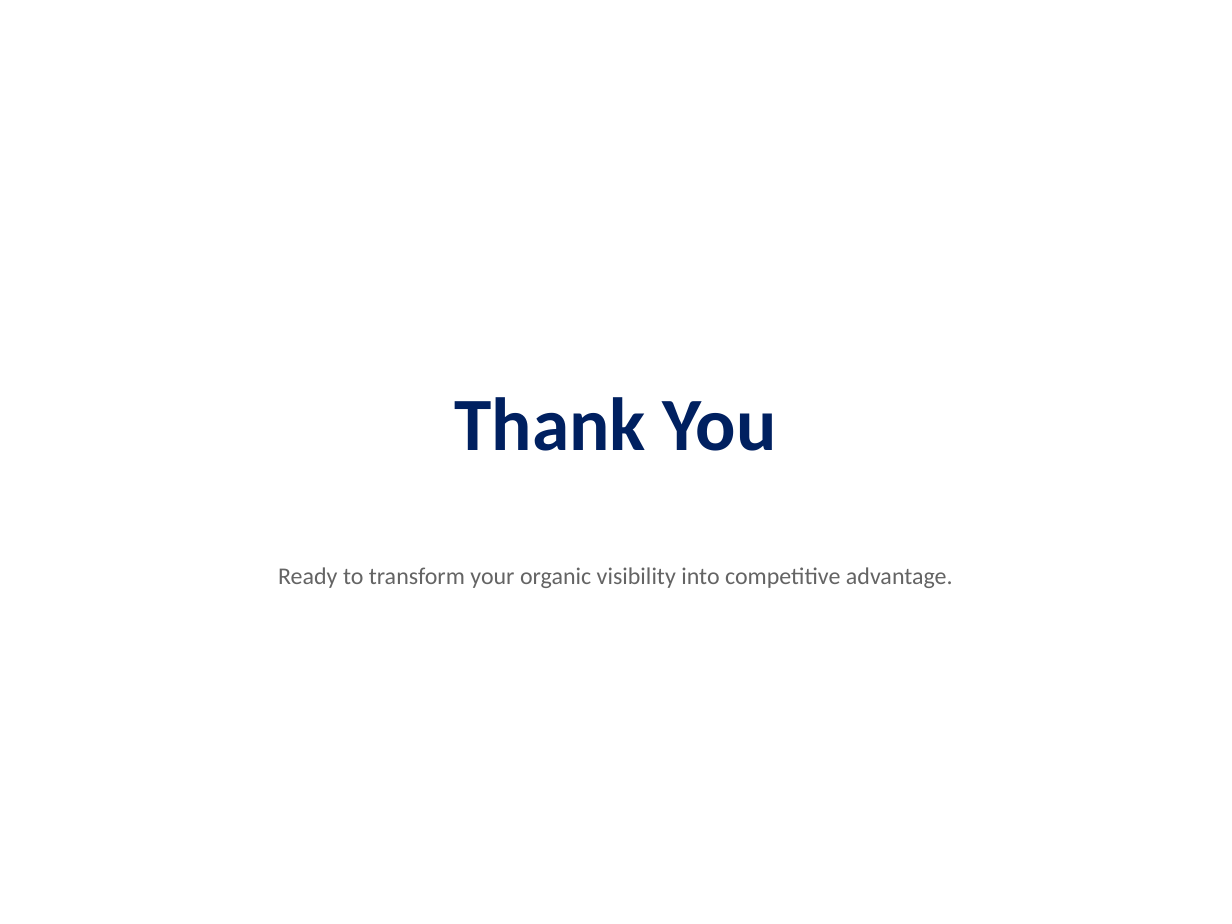
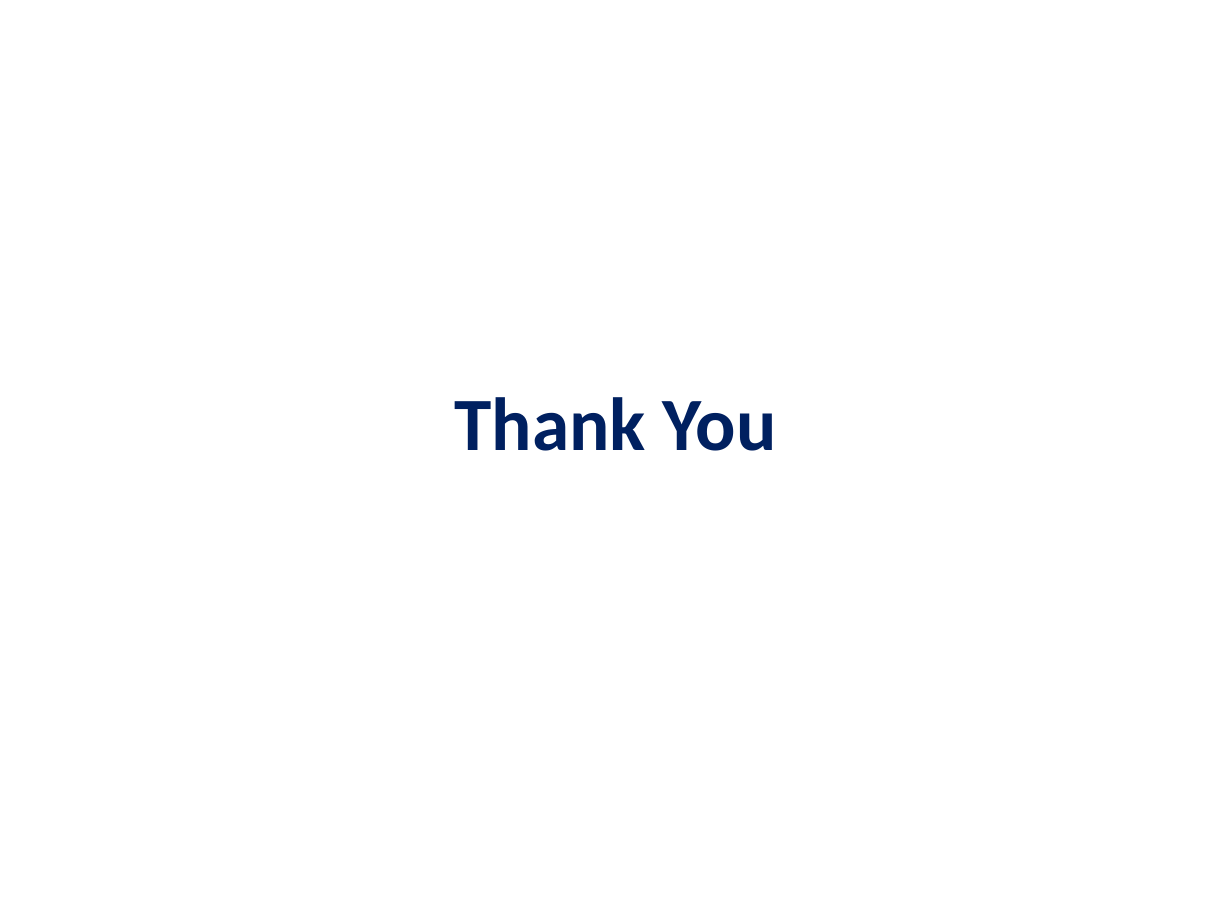
Before and after one commit to analytics-wq/seo-audit-automation, a slide deck: slide 26 of SEO_Strategy.pptx. Drawn at 1232x924 pixels with LibreOffice and Linux fonts; fonts in the diff are those of the drawing. Boxes give left, top, right and bottom in pixels: in the first picture for what was removed or moved away, otherwise in the second. Text is boxed around its words. In the diff, an @@ line names an element or a change of style, - is before the commit and + after.

```diff
--- a/SEO_Strategy.pptx
+++ b/SEO_Strategy.pptx
@@ text removed at box(278, 567, 953, 588) @@
-Ready to transform your organic visibility into competitive advantage.
```
Also in this commit, not shown: 12 other slides changed, 13 slides added, 13 slides removed, 3 other files.
